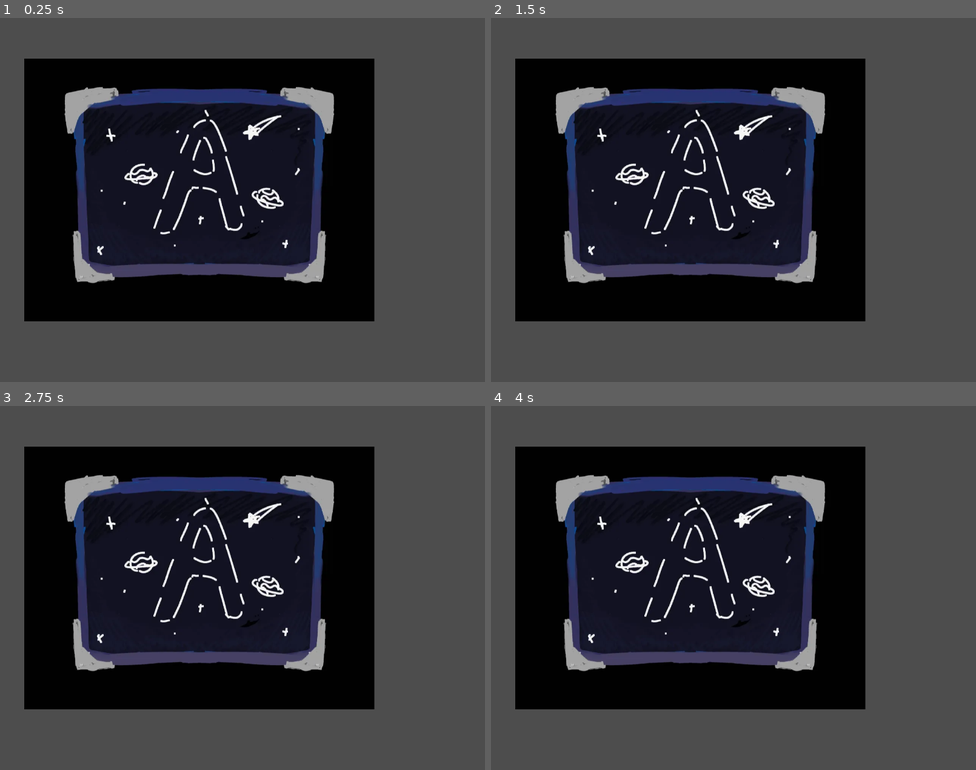
Above: before the commit, frames 1-4 (two rows, left to right).
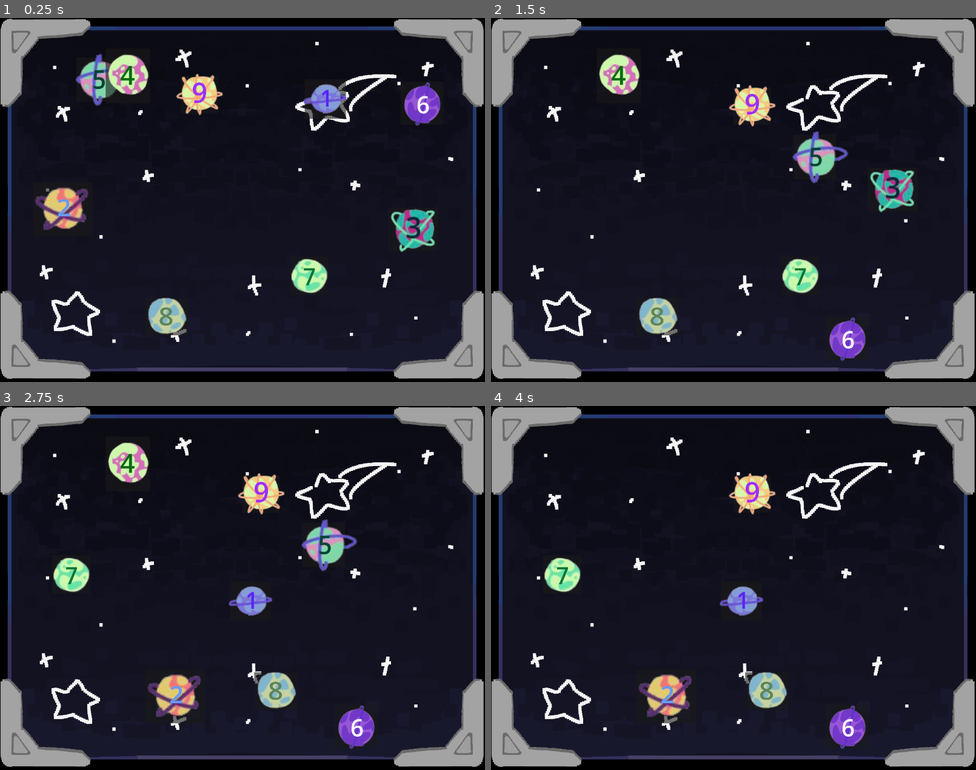
Above: after the commit, the same moments.

Repository: GavinWu42711/liftoff-game
Game: Godot game, scene res://Scenes/MotorTraining.tscn
Two runs of this game, one before a commit and one after it. Both use one fixed random seed, a clock stepped at 60 frames per second and the inputs below. The project has no main scene, so this scene is started directly.
Inputs (mouse positions are in pixels of both pictures, inside the frame that each line leads up to):
- Up to frame 1 (0.25 s): no input
- Up to frame 2 (1.5 s): click (815, 98) at 0.5 s, where only the run after the commit has a clickable "1"; click (554, 210) at 1.25 s, where only the run after the commit has a clickable "2"
- Up to frame 3 (2.75 s): click (402, 577) at 2.02 s
- Up to frame 4 (4 s): click (617, 464) at 2.75 s, where only the run after the commit has a clickable "4"; click (815, 544) at 3.5 s, where only the run after the commit has a clickable "5"

The runs differ from the first frame. In frame 1, 74% of the frame differs, in the area x 0-100%, y 0-100%; in frame 2, 74%; in frame 3, 75%; in frame 4, 74%.

Commit message:
positions fixed
hardcoded positions and added musics mp3s for buzzers

Diff:
--- a/Scenes/MotorTraining.tscn
+++ b/Scenes/MotorTraining.tscn
@@ -2,68 +2,287 @@
 
 [ext_resource type="Script" uid="uid://dod8kfkdtl0nc" path="res://motor_training.gd" id="1_tjuiy"]
 [ext_resource type="Script" uid="uid://jc6m7w8jwfad" path="res://Scripts/ButtonClass.gd" id="2_kiev6"]
-[ext_resource type="Texture2D" uid="uid://b2u0mi0cotpt8" path="res://Art/Letter Art/A.webp" id="2_tjuiy"]
+[ext_resource type="Texture2D" uid="uid://c8w8l0fu1hyp7" path="res://Art/fucking planets yo/black_boy_1-removebg-preview.png" id="3_d8lio"]
+[ext_resource type="Texture2D" uid="uid://2ugje7xvwmrc" path="res://Art/fucking planets yo/black_boy_2-removebg-preview.png" id="4_decmf"]
+[ext_resource type="Texture2D" uid="uid://dyrct8c30cq4a" path="res://Art/fucking planets yo/black_boy_3-removebg-preview.png" id="5_pcdxo"]
+[ext_resource type="Texture2D" uid="uid://dkvtpm6gvwbf5" path="res://Art/fucking planets yo/black_boy_4-removebg-preview.png" id="6_lt00k"]
+[ext_resource type="Texture2D" uid="uid://de5562p4jgfiu" path="res://Art/fucking planets yo/black_boy_5-removebg-preview.png" id="7_4c62g"]
+[ext_resource type="Texture2D" uid="uid://b8xn2fv7txqn6" path="res://Art/fucking planets yo/black_boy_6-removebg-preview.png" id="8_a3ks7"]
+[ext_resource type="Texture2D" uid="uid://nd14jm1as6ax" path="res://Art/fucking planets yo/black_boy_7-removebg-preview.png" id="9_0bag4"]
+[ext_resource type="Texture2D" uid="uid://cmfabp4006a5q" path="res://Art/fucking planets yo/black_boy_8-removebg-preview.png" id="10_ig7gr"]
+[ext_resource type="Texture2D" uid="uid://bximaelmdslyq" path="res://Art/fucking planets yo/black_boy_9-removebg-preview.png" id="11_kq80v"]
+[ext_resource type="Texture2D" uid="uid://bt0c5a4tdf7j7" path="res://Art/defaultbg.png" id="12_d8xx0"]
 
 [node name="MotorTraining" type="Node2D" unique_id=909498100]
 script = ExtResource("1_tjuiy")
 metadata/_edit_horizontal_guides_ = [217.0]
 
 [node name="Button1" type="Button" parent="." unique_id=926703039]
-offset_right = 8.0
-offset_bottom = 8.0
+z_index = 1
+offset_left = 191.0
+offset_top = -244.99994
+offset_right = 517.0
+offset_bottom = 44.00006
+scale = Vector2(0.3331459, 0.3594413)
 script = ExtResource("2_kiev6")
 
 [node name="Label" type="Label" parent="Button1" unique_id=520688701]
 z_index = 1
 layout_mode = 0
-offset_right = 40.0
-offset_bottom = 23.0
+offset_left = 122.83542
+offset_top = 15.106443
+offset_right = 221.83542
+offset_bottom = 252.10645
+theme_override_colors/font_color = Color(0.35169554, 0.13811123, 0.9999998, 1)
 theme_override_font_sizes/font_size = 174
 text = "1"
+metadata/_edit_lock_ = true
+
+[node name="Sprite2D" type="Sprite2D" parent="Button1" unique_id=841085331]
+position = Vector2(691.63, 600.76465)
+scale = Vector2(5.691175, 5.066815)
+texture = ExtResource("3_d8lio")
+metadata/_edit_lock_ = true
 
 [node name="Button2" type="Button" parent="." unique_id=1368337221]
-offset_right = 8.0
-offset_bottom = 8.0
-script = ExtResource("2_kiev6")
+offset_left = -525.99976
+offset_top = 26.0
+offset_right = -374.99976
+offset_bottom = 162.0
+scale = Vector2(1.0475461, 1.0503273)
+script = ExtResource("2_kiev6")
+
+[node name="Sprite2" type="Sprite2D" parent="Button2" unique_id=2014101762]
+position = Vector2(104, 183.99998)
+scale = Vector2(2.6213377, 2.7932718)
+texture = ExtResource("4_decmf")
+metadata/_edit_lock_ = true
+
+[node name="Label" type="Label" parent="Button2" unique_id=1849093210]
+layout_mode = 0
+offset_left = 60.0
+offset_top = 22.0
+offset_right = 152.0
+offset_bottom = 467.0
+scale = Vector2(0.3916084, 0.3670841)
+theme_override_colors/font_color = Color(0.39649507, 0.6053844, 0.97788185, 1)
+theme_override_font_sizes/font_size = 161
+text = "2
+"
+metadata/_edit_lock_ = true
 
 [node name="Button3" type="Button" parent="." unique_id=714178957]
-offset_right = 8.0
-offset_bottom = 8.0
-script = ExtResource("2_kiev6")
+offset_left = 411.0
+offset_top = 208.13708
+offset_right = 583.0
+offset_bottom = 358.1371
+scale = Vector2(0.7765957, -0.7653175)
+script = ExtResource("2_kiev6")
+
+[node name="Sprite2D" type="Sprite2D" parent="Button3" unique_id=958152475]
+position = Vector2(369, 91)
+scale = Vector2(2.3419492, -2.4824874)
+texture = ExtResource("5_pcdxo")
+metadata/_edit_lock_ = true
+
+[node name="Label" type="Label" parent="Button3/Sprite2D" unique_id=1329195069]
+offset_left = -132.36836
+offset_top = -24.97495
+offset_right = -75.15108
+offset_bottom = 37.462433
+theme_override_colors/font_color = Color(0.054249868, 0.1528041, 0.2188867, 1)
+theme_override_font_sizes/font_size = 41
+text = "3"
+metadata/_edit_lock_ = true
 
 [node name="Button4" type="Button" parent="." unique_id=2049980009]
-offset_right = 8.0
-offset_bottom = 8.0
-script = ExtResource("2_kiev6")
+z_index = 1
+z_as_relative = false
+offset_left = -77.0
+offset_top = 165.99988
+offset_right = 60.15381
+offset_bottom = 290.5003
+scale = Vector2(0.8477557, -1.1608256)
+theme_override_font_sizes/font_size = 67
+script = ExtResource("2_kiev6")
+
+[node name="Sprite2D" type="Sprite2D" parent="Button4" unique_id=809385411]
+position = Vector2(189.91483, -21.256166)
+scale = Vector2(1.9045503, 1.4854505)
+texture = ExtResource("6_lt00k")
+metadata/_edit_lock_ = true
+
+[node name="Label" type="Label" parent="Button4" unique_id=530938840]
+layout_mode = 0
+offset_left = 44.812664
+offset_top = 106.013466
+offset_right = 115.47893
+offset_bottom = 217.01346
+scale = Vector2(0.9919574, -0.7348382)
+theme_override_colors/font_color = Color(3.6098064e-07, 0.41693488, 0.063656084, 1)
+theme_override_font_sizes/font_size = 81
+text = "4"
+metadata/_edit_lock_ = true
 
 [node name="Button5" type="Button" parent="." unique_id=1954482212]
-offset_right = 8.0
-offset_bottom = 8.0
-script = ExtResource("2_kiev6")
+offset_left = -411.0
+offset_top = -303.0
+offset_right = -199.0
+offset_bottom = -95.0
+scale = Vector2(0.5339499, 0.5628609)
+script = ExtResource("2_kiev6")
+
+[node name="Sprite2D" type="Sprite2D" parent="Button5" unique_id=1744260502]
+position = Vector2(-253, 185)
+scale = Vector2(4.502569, 4.1738663)
+texture = ExtResource("7_4c62g")
+metadata/_edit_lock_ = true
+
+[node name="Label" type="Label" parent="Button5" unique_id=743650863]
+layout_mode = 0
+offset_left = 77.0
+offset_top = 17.0
+offset_right = 179.0
+offset_bottom = 352.0
+theme_override_colors/font_color = Color(0, 0.27058825, 0.20392157, 1)
+theme_override_font_sizes/font_size = 121
+text = "5
+"
+metadata/_edit_lock_ = true
 
 [node name="Button6" type="Button" parent="." unique_id=1964515022]
-offset_right = 8.0
-offset_bottom = 8.0
-script = ExtResource("2_kiev6")
+offset_left = 444.00003
+offset_top = -238.99998
+offset_right = 825.0
+offset_bottom = 135.00002
+scale = Vector2(0.29639995, 0.30474648)
+script = ExtResource("2_kiev6")
+
+[node name="Sprite2D" type="Sprite2D" parent="Button6" unique_id=1821199294]
+position = Vector2(-531.00006, 533)
+scale = Vector2(3.980897, 4.2082705)
+texture = ExtResource("8_a3ks7")
+metadata/_edit_lock_ = true
+
+[node name="Label" type="Label" parent="Button6" unique_id=889094709]
+layout_mode = 0
+offset_left = 142.0
+offset_top = 53.0
+offset_right = 260.0
+offset_bottom = 620.0
+theme_override_font_sizes/font_size = 206
+text = "6
+"
+metadata/_edit_lock_ = true
 
 [node name="Button7" type="Button" parent="." unique_id=638446278]
-offset_right = 8.0
-offset_bottom = 8.0
-script = ExtResource("2_kiev6")
+offset_left = 153.0
+offset_top = 221.99994
+offset_right = 382.0
+offset_bottom = 436.99994
+scale = Vector2(0.43791375, 0.47234318)
+script = ExtResource("2_kiev6")
+
+[node name="Sprite2D" type="Sprite2D" parent="Button7" unique_id=1290780696]
+position = Vector2(-193.00006, 538)
+scale = Vector2(4.7205925, 4.3918686)
+texture = ExtResource("9_0bag4")
+metadata/_edit_lock_ = true
+
+[node name="Label" type="Label" parent="Button7" unique_id=583031446]
+layout_mode = 0
+offset_left = 78.0
+offset_top = 17.0
+offset_right = 154.0
+offset_bottom = 199.0
+theme_override_colors/font_color = Color(0, 0.46557248, 0.21768698, 1)
+theme_override_font_sizes/font_size = 133
+text = "7"
+metadata/_edit_lock_ = true
 
 [node name="Button8" type="Button" parent="." unique_id=607964669]
-offset_right = 8.0
-offset_bottom = 8.0
-script = ExtResource("2_kiev6")
+offset_left = -231.00002
+offset_top = 331.0
+offset_right = 73.999985
+offset_bottom = 612.0
+scale = Vector2(0.3781998, 0.35196462)
+script = ExtResource("2_kiev6")
+
+[node name="Sprite2D" type="Sprite2D" parent="Button8" unique_id=1052517517]
+position = Vector2(-157, -173)
+scale = Vector2(5.117082, 5.365716)
+texture = ExtResource("10_ig7gr")
+metadata/_edit_lock_ = true
+
+[node name="Label" type="Label" parent="Button8" unique_id=369714741]
+layout_mode = 0
+offset_left = 96.0
+offset_top = 8.0
+offset_right = 202.0
+offset_bottom = 261.0
+theme_override_colors/font_color = Color(0.36078432, 0.5254902, 0.35686275, 1)
+theme_override_font_sizes/font_size = 185
+text = "8"
+metadata/_edit_lock_ = true
 
 [node name="Button9" type="Button" parent="." unique_id=152396422]
-offset_right = 8.0
-offset_bottom = 8.0
-script = ExtResource("2_kiev6")
-
-[node name="A" type="Sprite2D" parent="." unique_id=1611687892]
-position = Vector2(526, 454)
-texture = ExtResource("2_tjuiy")
+offset_left = -136.0
+offset_top = -253.99994
+offset_right = 81.0
+offset_bottom = -39.99994
+scale = Vector2(0.45377138, 0.46237737)
+script = ExtResource("2_kiev6")
+
+[node name="Sprite2D" type="Sprite2D" parent="Button9" unique_id=78170408]
+position = Vector2(-396, -24)
+scale = Vector2(3.0843623, 3.072087)
+texture = ExtResource("11_kq80v")
+metadata/_edit_lock_ = true
+
+[node name="Label" type="Label" parent="Button9" unique_id=564364985]
+layout_mode = 0
+offset_left = 64.0
+offset_top = -17.0
+offset_right = 178.0
+offset_bottom = 256.0
+theme_override_colors/font_color = Color(0.62554574, 0.18159175, 1, 1)
+theme_override_font_sizes/font_size = 159
+text = "9"
+metadata/_edit_lock_ = true
 
 [node name="Marker2D" type="Marker2D" parent="." unique_id=267491935]
-position = Vector2(227, 241)
+position = Vector2(-334, -182)
+
+[node name="Marker2D2" type="Marker2D" parent="." unique_id=455519464]
+position = Vector2(27, -224)
+
+[node name="Marker2D3" type="Marker2D" parent="." unique_id=1325565390]
+position = Vector2(185, -99)
+
+[node name="Marker2D4" type="Marker2D" parent="." unique_id=1074870478]
+position = Vector2(380, 103)
+
+[node name="Marker2D5" type="Marker2D" parent="." unique_id=101528471]
+position = Vector2(270, 381)
+
+[node name="Marker2D6" type="Marker2D" parent="." unique_id=1078336407]
+position = Vector2(-6, 56)
+
+[node name="Marker2D7" type="Marker2D" parent="." unique_id=462882982]
+position = Vector2(58, 295)
+
+[node name="Marker2D8" type="Marker2D" parent="." unique_id=1554237766]
+position = Vector2(-229, 287)
+
+[node name="Marker2D9" type="Marker2D" parent="." unique_id=1924610460]
+position = Vector2(-475, -13)
+
+[node name="Defaultbg" type="Sprite2D" parent="." unique_id=951866812]
+z_index = -2
+position = Vector2(25.999998, 69.99999)
+scale = Vector2(0.5885798, 0.6015625)
+texture = ExtResource("12_d8xx0")
+metadata/_edit_lock_ = true
+
+[node name="Camera2D" type="Camera2D" parent="." unique_id=1913311651]
+position = Vector2(27, 73)
--- a/Scripts/ButtonClass.gd
+++ b/Scripts/ButtonClass.gd
@@ -3,6 +3,7 @@
 static var button_list:Array[Button]
 static var button_count:int = 0
 var button_num:int
+var clicked = 0
 # Called when the node enters the scene tree for the first time.
 func _ready() -> void:
 	button_num = button_count
@@ -14,5 +15,8 @@
 	pass
 
 func _pressed() -> void:
-	button_list[button_num].visible = false
-	pass
+	self.visible = false
+	if self.button_num == clicked:
+		clicked+=1
+	else:
+		pass #place lose code here or something idk
--- /dev/null
+++ b/global.gd
@@ -0,0 +1,12 @@
+extends Node
+
+var button_list:Array[Button]
+var index = 0
+# Called when the node enters the scene tree for the first time.
+func _ready() -> void:
+	pass # Replace with function body.
+
+
+# Called every frame. 'delta' is the elapsed time since the previous frame.
+func _process(delta: float) -> void:
+	pass
--- a/motor_training.gd
+++ b/motor_training.gd
@@ -1,5 +1,6 @@
 extends Node2D
 class_name game
+signal move
 @onready var button_1: Button = $Button1
 @onready var button_2: Button = $Button2
 @onready var button_3: Button = $Button3
@@ -9,21 +10,36 @@
 @onready var button_7: Button = $Button7
 @onready var button_8: Button = $Button8
 @onready var button_9: Button = $Button9
+@onready var marker_2d: Marker2D = $Marker2D
+@onready var marker_2d_2: Marker2D = $Marker2D2
+@onready var marker_2d_3: Marker2D = $Marker2D3
+@onready var marker_2d_4: Marker2D = $Marker2D4
+@onready var marker_2d_5: Marker2D = $Marker2D5
+@onready var marker_2d_7: Marker2D = $Marker2D7
+@onready var marker_2d_8: Marker2D = $Marker2D8
+@onready var marker_2d_9: Marker2D = $Marker2D9
+@onready var marker_2d_6: Marker2D = $Marker2D6
+
 var stage_complete = false
 var stage_counter:int = 0
+var marker_list:Array[Marker2D]
 var button_list:Array[Button]
+
 # Called when the node enters the scene tree for the first time.
 func _ready() -> void:
+	call_deferred("run")
+func run():
+	Global.button_list = [button_1, button_2, button_3, button_4, button_5, button_6, button_7, button_8, button_9] as Array[Button]
 	button_list = [button_1, button_2, button_3, button_4, button_5, button_6, button_7, button_8, button_9] as Array[Button]
-	call_deferred("run")
-
-func run():
+	marker_list = [marker_2d, marker_2d_2, marker_2d_3, marker_2d_4, marker_2d_5, marker_2d_6, marker_2d_7, marker_2d_8, marker_2d_9] as Array[Marker2D]
 	#spawning in the buttons for the game using for loop
+	Global.button_list.shuffle()
 	for i in range(ButtonClass.button_count):
+		Global.button_list[i].global_position = marker_list[i].global_position
+		print("moved")
+		Global.button_list[i].visible = true
 		#calling in each button path then incrementing to toggle visiblity
-		button_list[i].visible = false
-		button_list[i].global_position = Vector2(randf_range(247.0,798.0),randf_range(261.0 ,628.0))
-		print("visible and moved")
+		await get_tree().create_timer(0.3).timeout
 
 # Called every frame. 'delta' is the elapsed time since the previous frame.
 func _process(delta: float) -> void:
@@ -37,10 +53,9 @@
 			toggle_visiblity(i)
 	pass
 
-
 #toggle visiblity function
 func toggle_visiblity(index:int) -> void:
-	if button_list[index].visible:
-		button_list[index].visible = false
+	if Global.button_list[index].visible:
+		Global.button_list[index].visible = false
 	else:
-		button_list[index].visible = true
+		Global.button_list[index].visible = true
--- a/project.godot
+++ b/project.godot
@@ -17,6 +17,7 @@
 [autoload]
 
 CommunicationTrainingGlobals="*uid://cusxgsdnlsxy2"
+Global="*uid://ch4o1q67qis3g"
 
 [display]
 
Not shown, added: Art/music/If I Am With You.mp3.import
Not shown, added: global.gd.uid
Not shown, added: Art/music/If I Am With You.mp3
Not shown, added: Art/music/Wrong Buzzer - Sound Effect.mp3
Not shown, added: Art/music/correct buzzer.mp3
